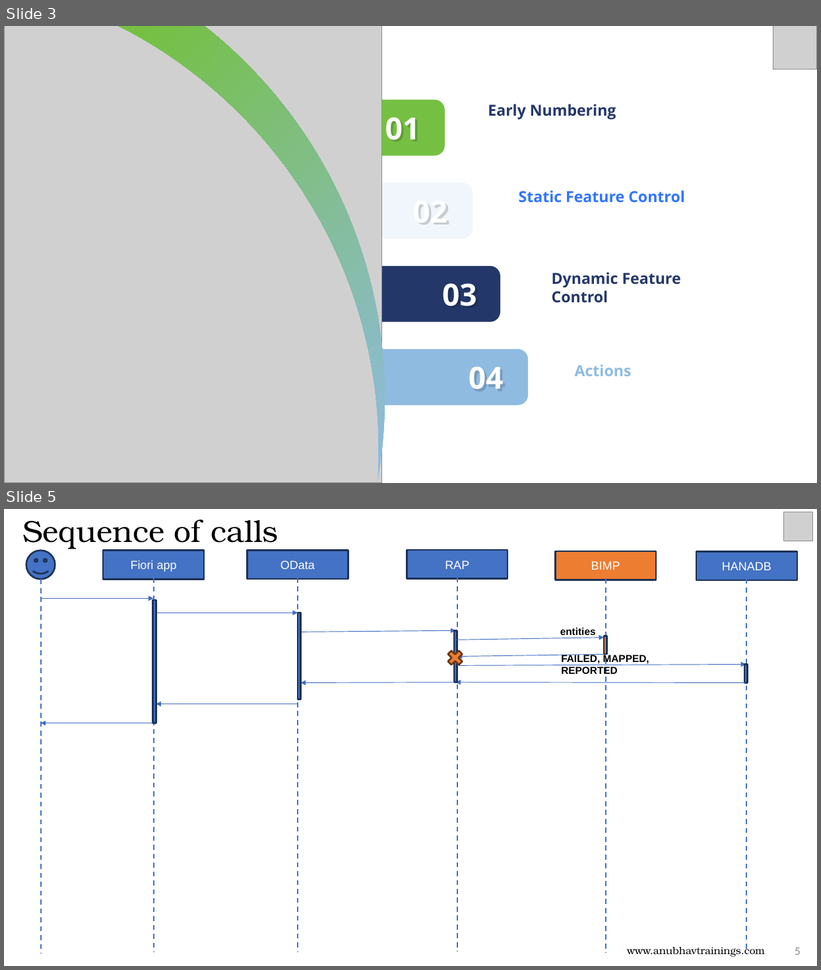
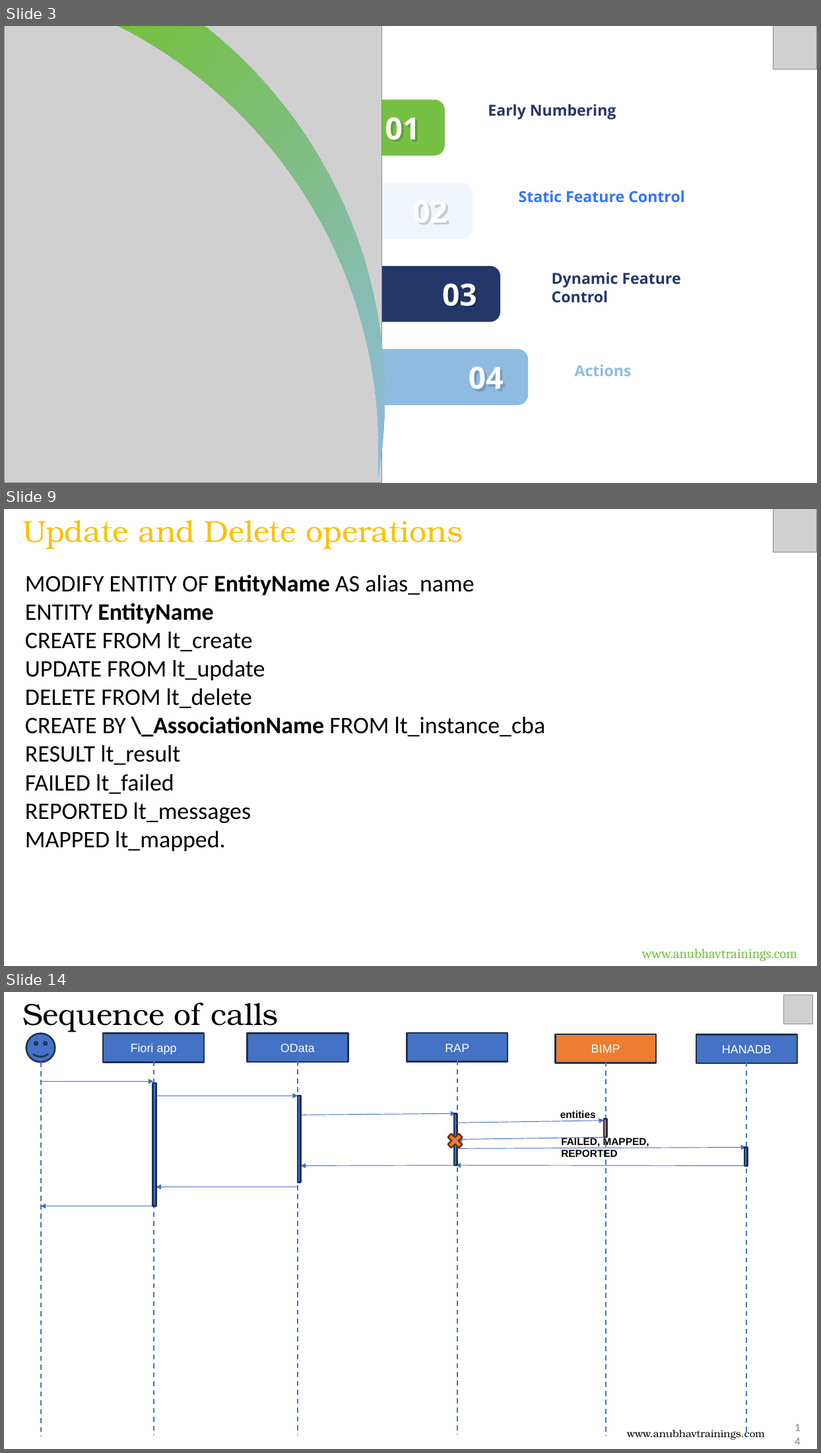
Before and after one commit to soyuztechnologies/RAP_Training_Applied_Materials, a slide deck: Day 8/DAY-8.pptx. Shown one above the other, each under a label of ours: slides 3 and 5 before the commit, slides 3, 9 and 14 after it; the slides between them are not shown. The pictures are 821x970 and 821x1453 pixels, drawn with LibreOffice and Linux fonts; fonts in the diff are those of the drawing; grey boxes stand for pictures. Boxes give left, top, right and bottom in pixels: in the first picture for what was removed or moved away, otherwise in the second. Text is boxed around its words. In the diff, an @@ line names an element or a change of style, - is before the commit and + after.

Commit message:
Auto bot updater RAP Course

```diff
--- a/Day 8/DAY-8.pptx
+++ b/Day 8/DAY-8.pptx
@@ slide 9 added at [4,509,817,966], background #FFFFFF @@
@@ text added at [23,520,463,549], 36 pt, text #FFC000 @@
+Update and Delete operations
@@ picture added at [773,509,817,553] @@
@@ text added at [25,574,546,852], 28 pt, text #000000 @@
+MODIFY ENTITY OF EntityName AS alias_name
+ENTITY EntityName
+CREATE FROM lt_create
+UPDATE FROM lt_update
+DELETE FROM lt_delete
+CREATE BY \_AssociationName FROM lt_instance_cba
+RESULT lt_result
+FAILED lt_failed
+REPORTED lt_messages
+MAPPED lt_mapped.
@@ text added at [642,949,797,962], 16 pt, text #75C042 @@
+www.anubhavtrainings.com
@@ what was slide 5 is now slide 14 @@
@@ page number at [795,1431,801,1438]: text changed @@
-5
+14
```
Also in this commit, not shown: 1 slide changed, 9 other slides added, 10 other files.
